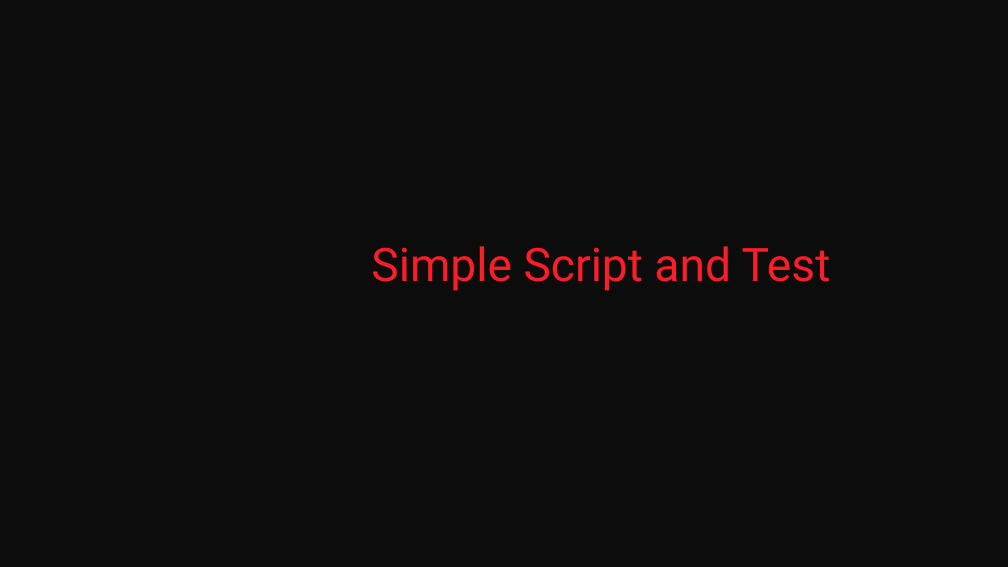
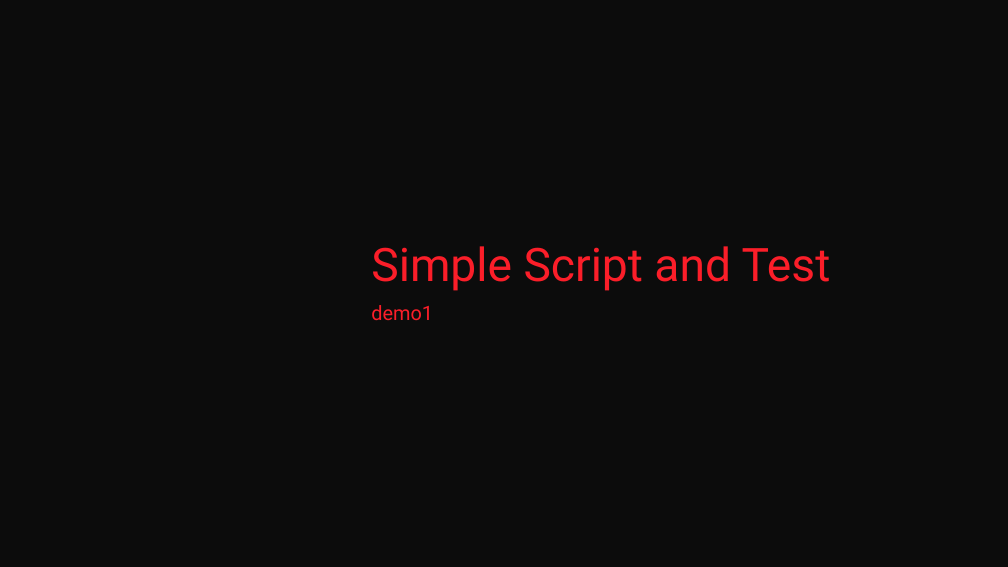
Before and after one commit to fredbainbridge/mmsPester, a slide deck: slide 13 of Pester Practically Perfect PowerShell.pptx. Drawn at 1008x567 pixels with LibreOffice and Linux fonts; fonts in the diff are those of the drawing; background and template pictures are left out. Boxes give left, top, right and bottom in pixels: in the first picture for what was removed or moved away, otherwise in the second. Text is boxed around its words. In the diff, an @@ line names an element or a change of style, - is before the commit and + after.

```diff
--- a/Pester Practically Perfect PowerShell.pptx
+++ b/Pester Practically Perfect PowerShell.pptx
@@ text at [371,305,433,321]: paragraph added @@
+demo1
```
Also in this commit, not shown: 4 other slides changed, 3 slides added, 8 other files.
